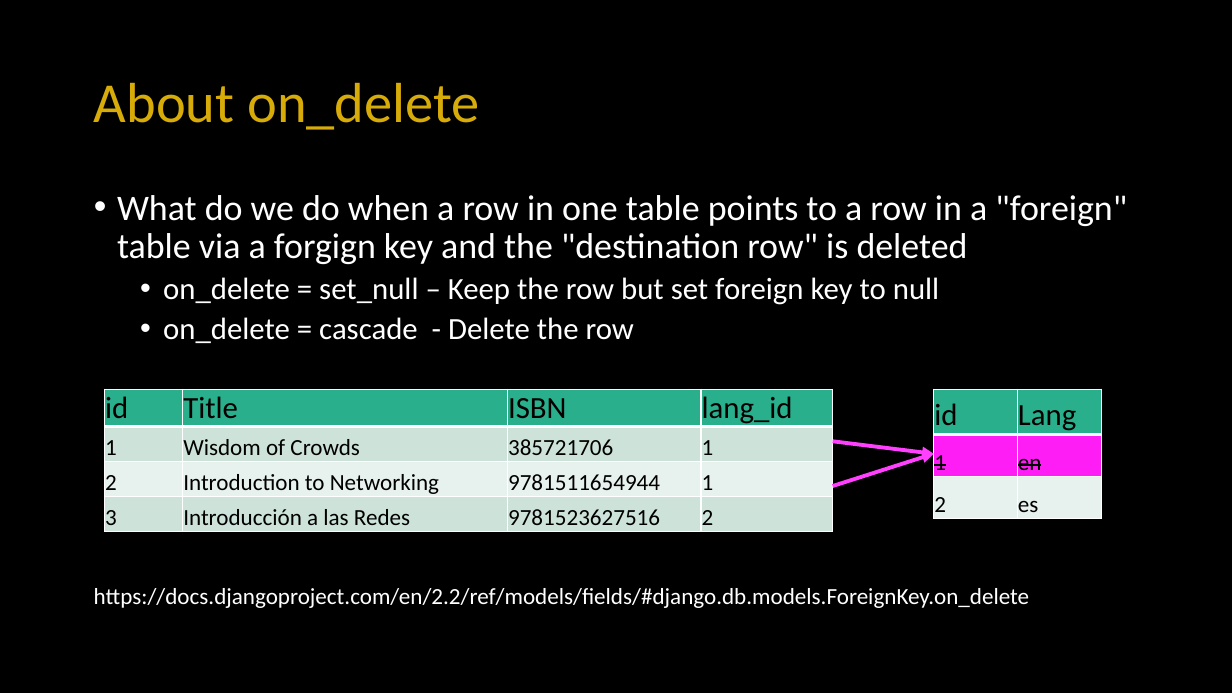
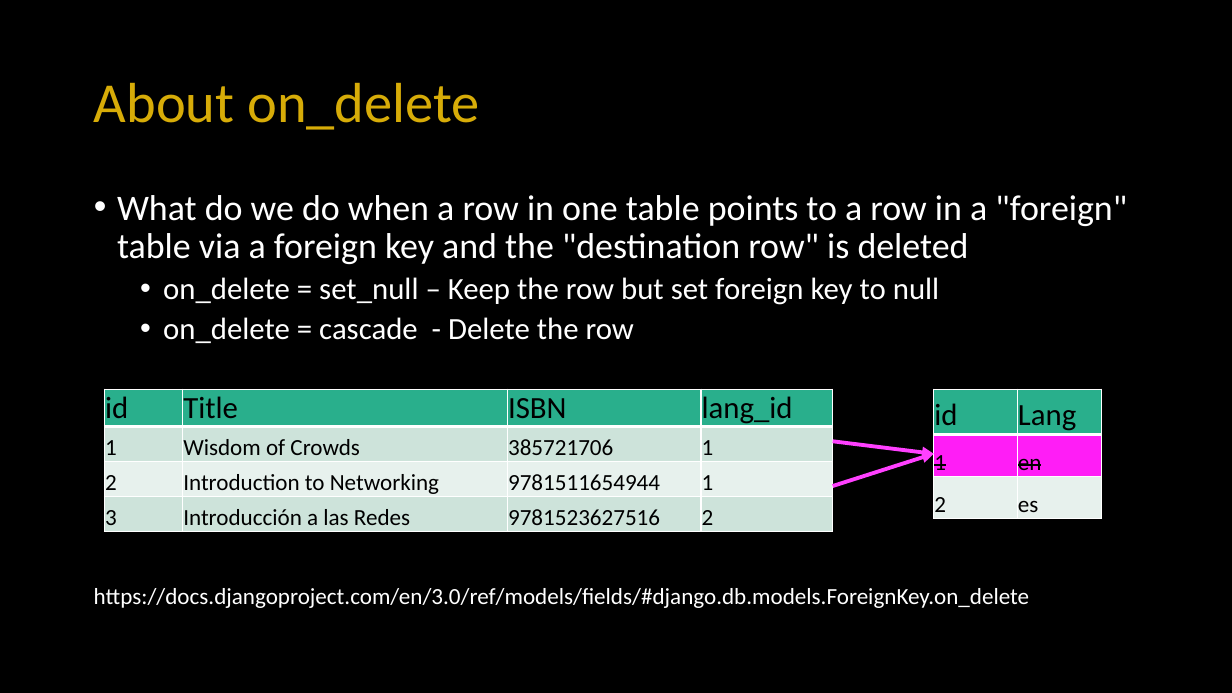
Before and after one commit to csev/dj4e, a slide deck: slide 29 of lectures/DJ-03-One-To-Many.pptx. Drawn at 1232x693 pixels with LibreOffice and Linux fonts; fonts in the diff are those of the drawing. Boxes give left, top, right and bottom in pixels: in the first picture for what was removed or moved away, otherwise in the second. Text is boxed around its words. In the diff, an @@ line names an element or a change of style, - is before the commit and + after.

```diff
--- a/lectures/DJ-03-One-To-Many.pptx
+++ b/lectures/DJ-03-One-To-Many.pptx
@@ text at (117, 195, 1127, 264): text changed @@
-• What do we do when a row in one table points to a row in a "foreign" table via a forgign key and the "destination row" is deleted
+• What do we do when a row in one table points to a row in a "foreign" table via a foreign key and the "destination row" is deleted
@@ text at (94, 588, 1029, 608): text changed @@
-https://docs.djangoproject.com/en/2.2/ref/models/fields/#django.db.models.ForeignKey.on_delete
+https://docs.djangoproject.com/en/3.0/ref/models/fields/#django.db.models.ForeignKey.on_delete
```
Also in this commit, not shown: 3 other slides changed, 1 slide added, 38 other files.
